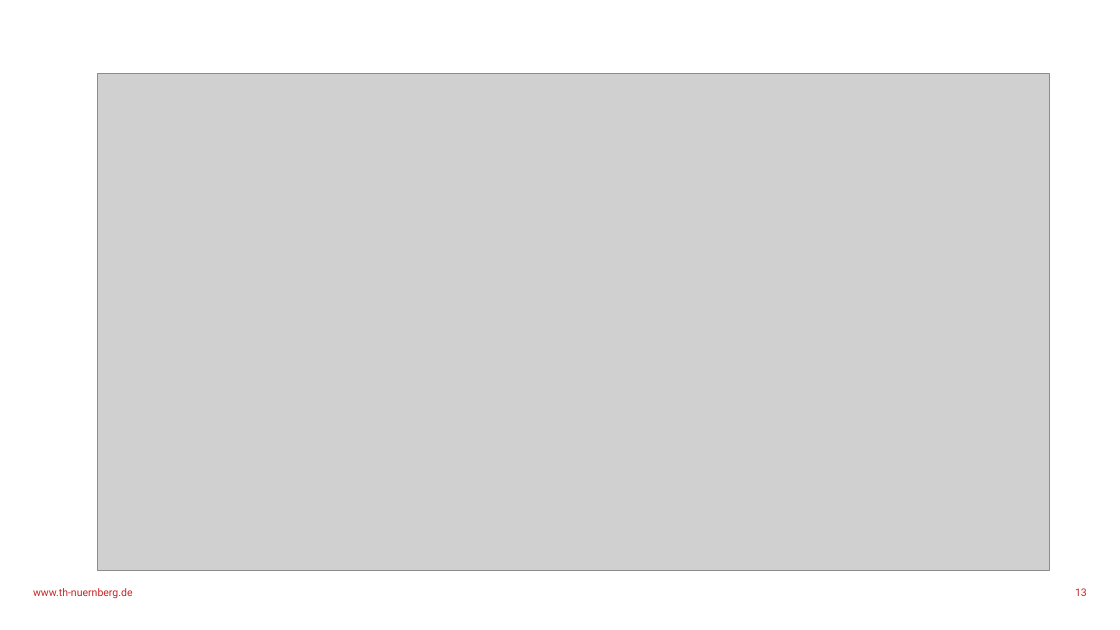
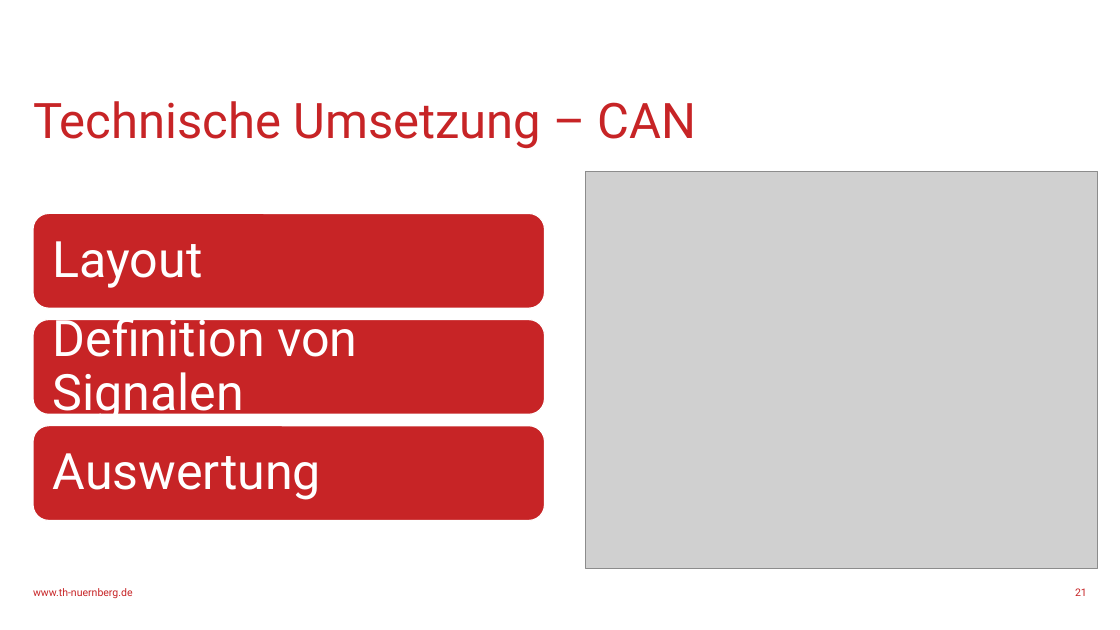
Before and after one commit to SebastianHampl18/Bachelorarbeit, a slide deck: slide 21 of Abschlussvortrag/Abschluss Sebastian Hampl.pptx (slide 13 before the commit). Drawn at 1120x630 pixels with LibreOffice and Linux fonts; fonts in the diff are those of the drawing; grey boxes stand for pictures; background and template pictures are left out. Boxes give left, top, right and bottom in pixels: in the first picture for what was removed or moved away, otherwise in the second. Text is boxed around its words. In the diff, an @@ line names an element or a change of style, - is before the commit and + after.

```diff
--- a/Abschlussvortrag/Abschluss Sebastian Hampl.pptx
+++ b/Abschlussvortrag/Abschluss Sebastian Hampl.pptx
@@ picture removed at bbox=[97, 74, 1049, 571] @@
@@ title added at bbox=[33, 101, 697, 149], 42 pt, text #C72426 @@
+Technische Umsetzung – CAN
@@ picture added at bbox=[586, 171, 1097, 569] @@
@@ group added at bbox=[33, 213, 544, 521]: 3 rounded rectangles, 3 texts @@
+Layout
+Definition von Signalen
+Auswertung
@@ page number at bbox=[1075, 588, 1087, 596]: text changed @@
-13
+21
```
Also in this commit, not shown: 12 other slides changed, 22 slides added, 4 slides removed, 15 other files.
